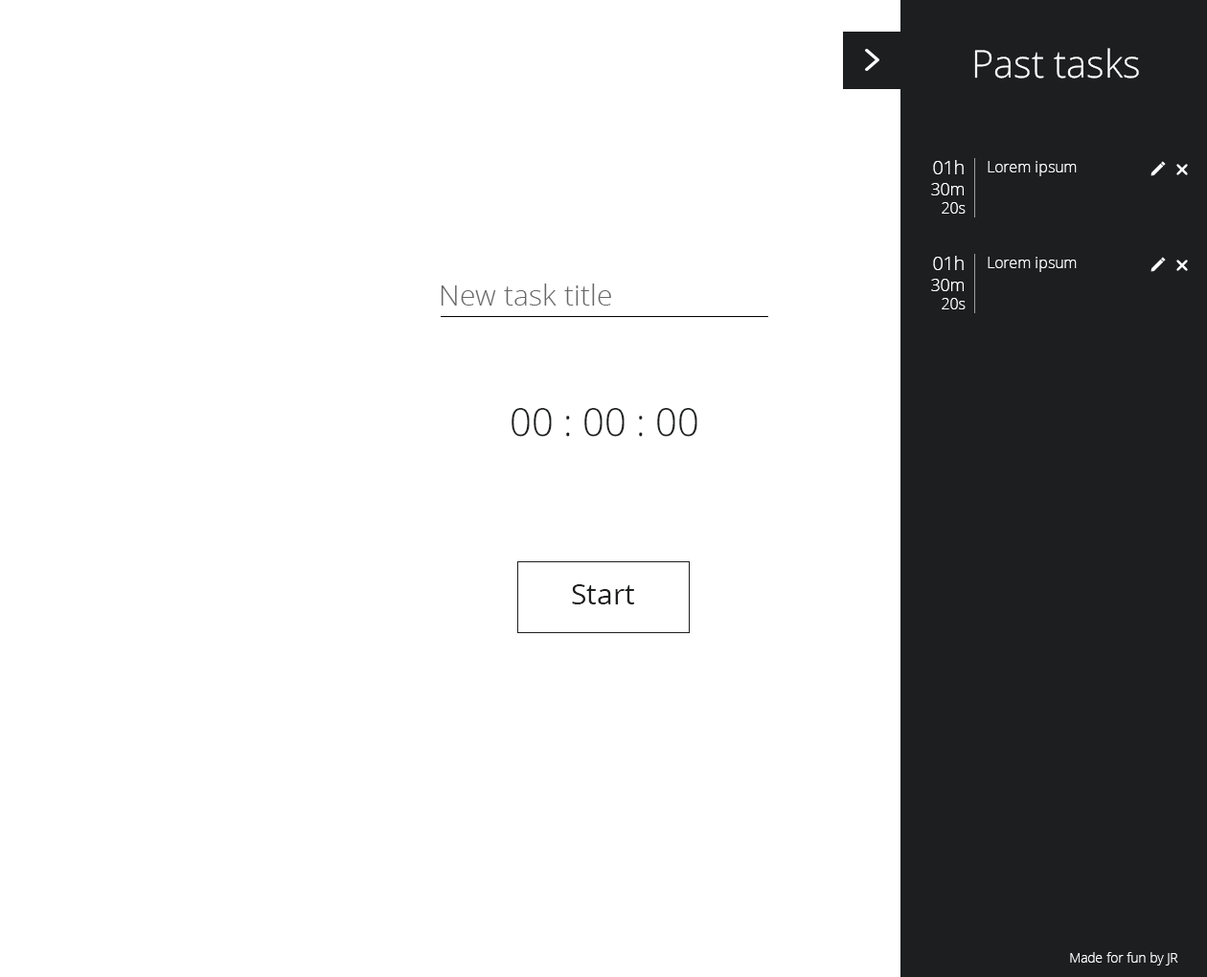
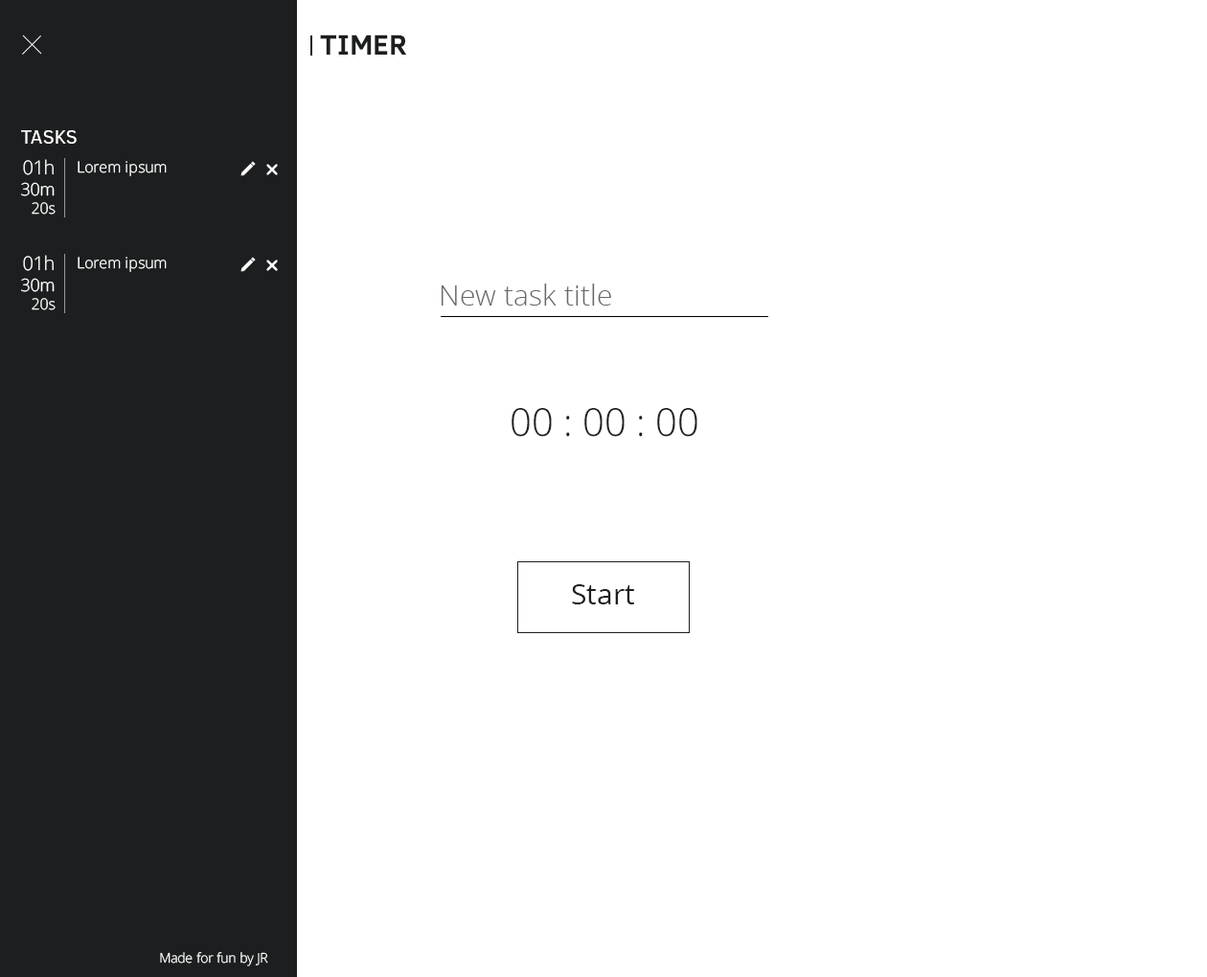
The second 1207x977 image is a revision of the first. Changes to its layers:
painted on "Rectangle 3" (1st of 2, in "Sidebar" › "task" › "Icons") over [250,160,1166,166]
painted on "Shape 3" (1st of 2, in "Sidebar" › "task" › "Icons") over [240,162,1164,177]
painted on "Shape 2 copy" (1st of 2, in "Sidebar" › "task" › "Icons") over [267,164,1187,175]
painted on "Shape 2" (1st of 2, in "Sidebar" › "task" › "Icons") over [267,164,1187,175]
painted on "Lorem ipsum" (1st of 2, in "Sidebar" › "task") over [77,160,1077,177]
painted on "Shape 1" (1st of 2, in "Sidebar" › "task") over [64,158,976,218]
painted on "01h 30m 20s" (1st of 2, in "Sidebar" › "task") over [21,159,966,215]
painted on "Rectangle 3" (2nd of 2, in "Sidebar" › "task copy" › "Icons") over [250,256,1166,262]
painted on "Shape 3" (2nd of 2, in "Sidebar" › "task copy" › "Icons") over [240,258,1164,273]
painted on "Shape 2 copy" (2nd of 2, in "Sidebar" › "task copy" › "Icons") over [267,260,1187,271]
painted on "Shape 2" (2nd of 2, in "Sidebar" › "task copy" › "Icons") over [267,260,1187,271]
painted on "Lorem ipsum" (2nd of 2, in "Sidebar" › "task copy") over [77,256,1077,273]
painted on "Shape 1" (2nd of 2, in "Sidebar" › "task copy") over [64,253,976,314]
painted on "01h 30m 20s" (2nd of 2, in "Sidebar" › "task copy") over [21,254,966,311]
removed layer "Simple Arrow Left. Attribute as Elegant Themes from Flaticon.com" (2nd of 2, in "Sidebar") from group "Sidebar" over [865,48,880,71]
removed layer "Rectangle 2" (2nd of 2, in "Sidebar") from group "Sidebar" over [843,31,901,90]
painted on "Made for fun by JR" over [159,952,1179,967]
added layer "Shape 5 copy" in group "Sidebar" over [22,35,42,55]
added layer "Shape 6" in group "Sidebar" over [310,35,313,56]
added layer "Shape 5" in group "Sidebar" over [22,34,43,55]
added layer "Tasks" in group "Sidebar" over [21,130,77,144]
renamed "Past tasks" to "Timer", painted on it over [319,34,1140,79]
painted on "Rectangle 1" over [0,0,1207,977]
